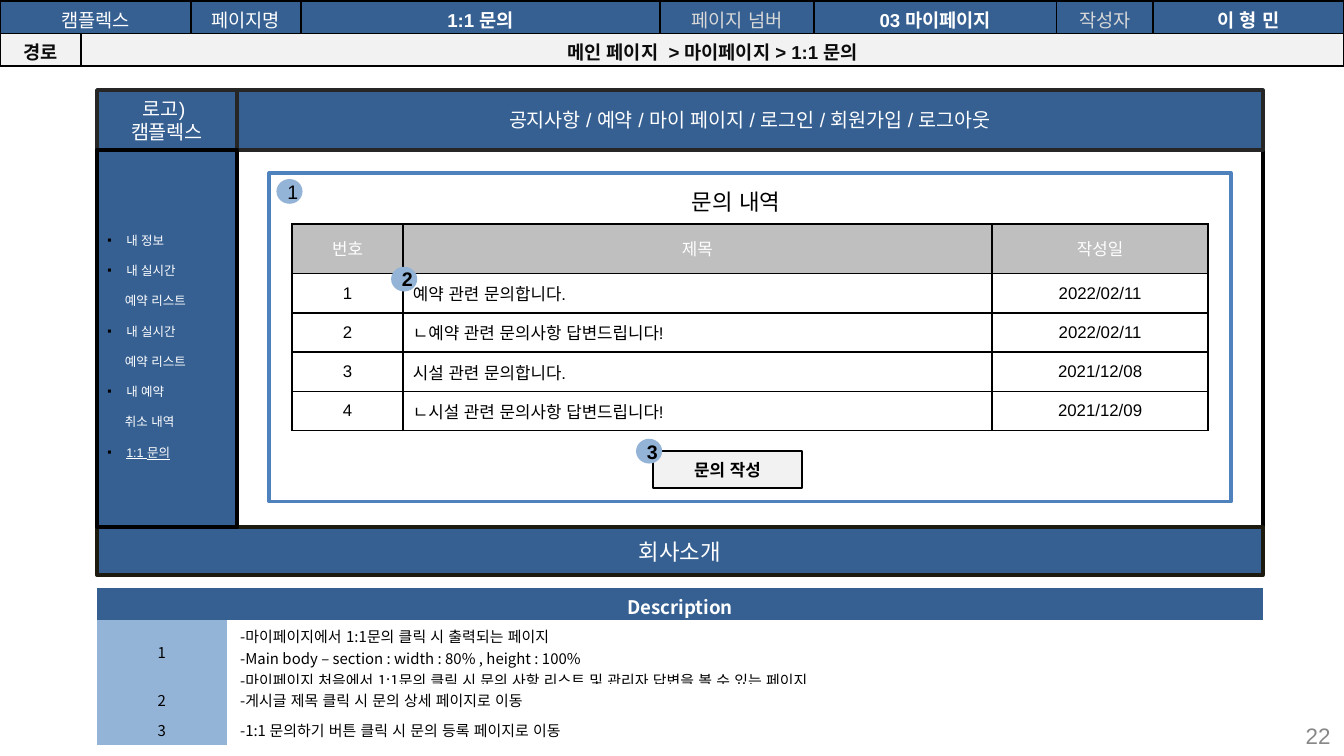
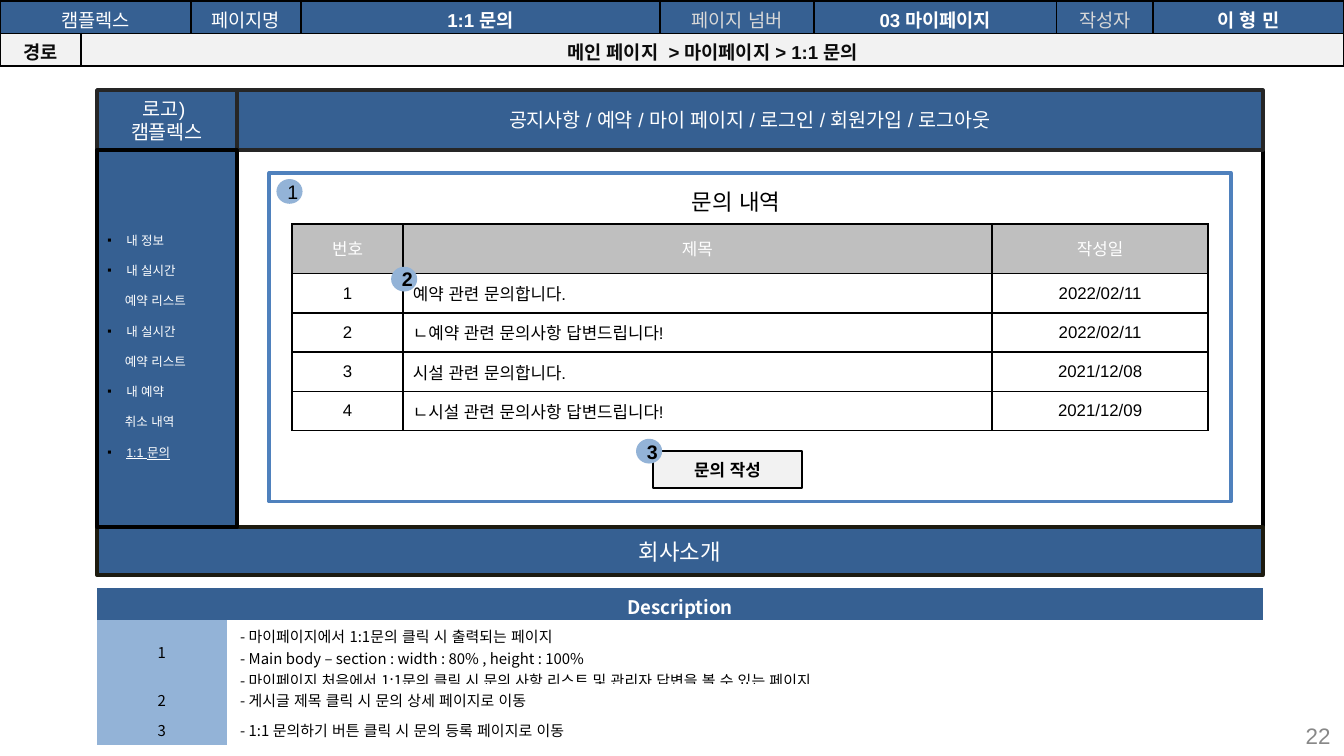
Before and after one commit to seoulsudal/CamFlexProject, a slide deck: slide 22 of 프로젝트 산출물/9. 스토리보드/캠플렉스 사용자_스토리보드.pptx. Drawn at 1344x756 pixels with LibreOffice and Linux fonts; fonts in the diff are those of the drawing. Boxes give left, top, right and bottom in pixels: in the first picture for what was removed or moved away, otherwise in the second. Text is boxed around its words. In the diff, an @@ line names an element or a change of style, - is before the commit and + after.

Commit message:
산출물 5~11까지 작성 완료, 체크리스트 작성중..

```diff
--- a/프로젝트 산출물/9. 스토리보드/캠플렉스 사용자_스토리보드.pptx
+++ b/프로젝트 산출물/9. 스토리보드/캠플렉스 사용자_스토리보드.pptx
@@ table at (97,587,1262,745) @@
-row 2, column 2: -마이페이지에서 1:1문의 클릭 시 출력되는 페이지 / -Main body – section : width : 80% , height : 100% / -마이페이지 처음에서 1:1문의 클릭 시 문의 사항 리스트 및 관리자 답변을 볼 수 있는 페이지
+row 2, column 2: - 마이페이지에서 1:1문의 클릭 시 출력되는 페이지 / - Main body – section : width : 80% , height : 100% / - 마이페이지 처음에서 1:1문의 클릭 시 문의 사항 리스트 및 관리자 답변을 볼 수 있는 페이지
-row 3, column 2: -게시글 제목 클릭 시 문의 상세 페이지로 이동
+row 3, column 2: - 게시글 제목 클릭 시 문의 상세 페이지로 이동
-row 4, column 2: -1:1 문의하기 버튼 클릭 시 문의 등록 페이지로 이동
+row 4, column 2: - 1:1 문의하기 버튼 클릭 시 문의 등록 페이지로 이동
```
Also in this commit, not shown: 13 other slides changed, 3 slides added, 1 slide removed, 22 other files.
